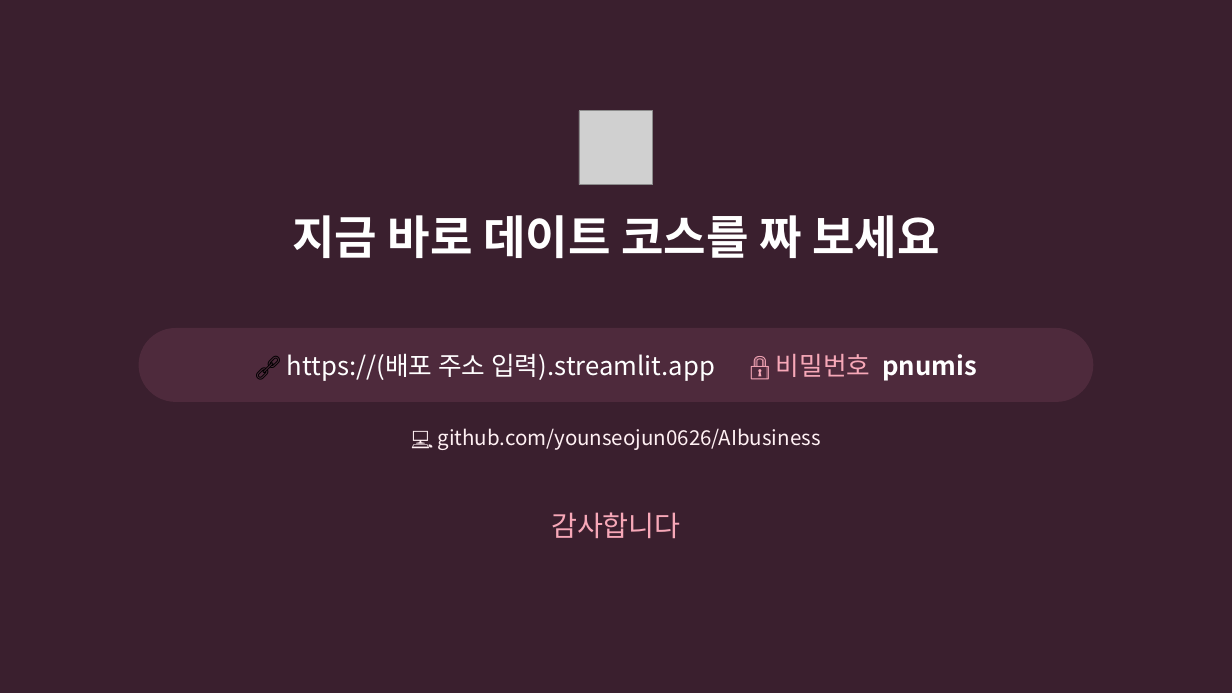
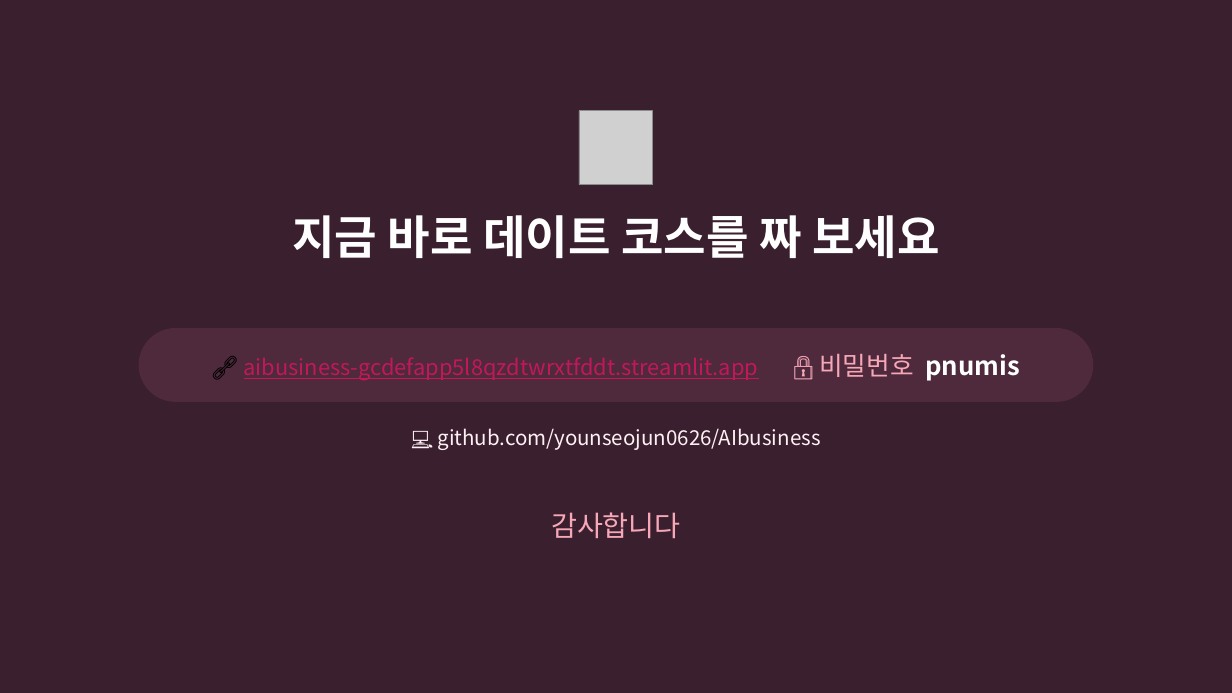
Before and after one commit to younseojun0626/AIbusiness, a slide deck: slide 22 of docs/데이트코스플래너_설명서.pptx. Drawn at 1232x693 pixels with LibreOffice and Linux fonts; fonts in the diff are those of the drawing; grey boxes stand for pictures. Boxes give left, top, right and bottom in pixels: in the first picture for what was removed or moved away, otherwise in the second. Text is boxed around its words. In the diff, an @@ line names an element or a change of style, - is before the commit and + after.

```diff
--- a/docs/데이트코스플래너_설명서.pptx
+++ b/docs/데이트코스플래너_설명서.pptx
@@ text in rounded rectangle at [244,354,1020,381]: text changed; size 20 to 17 pt; text colour #FFFFFF to #C2185B @@
-🔗 https://(배포 주소 입력).streamlit.app 🔒 비밀번호 pnumis
+🔗 aibusiness-gcdefapp5l8qzdtwrxtfddt.streamlit.app 🔒 비밀번호 pnumis
```
Also in this commit, not shown: 1 other slide changed, 2 other files.
